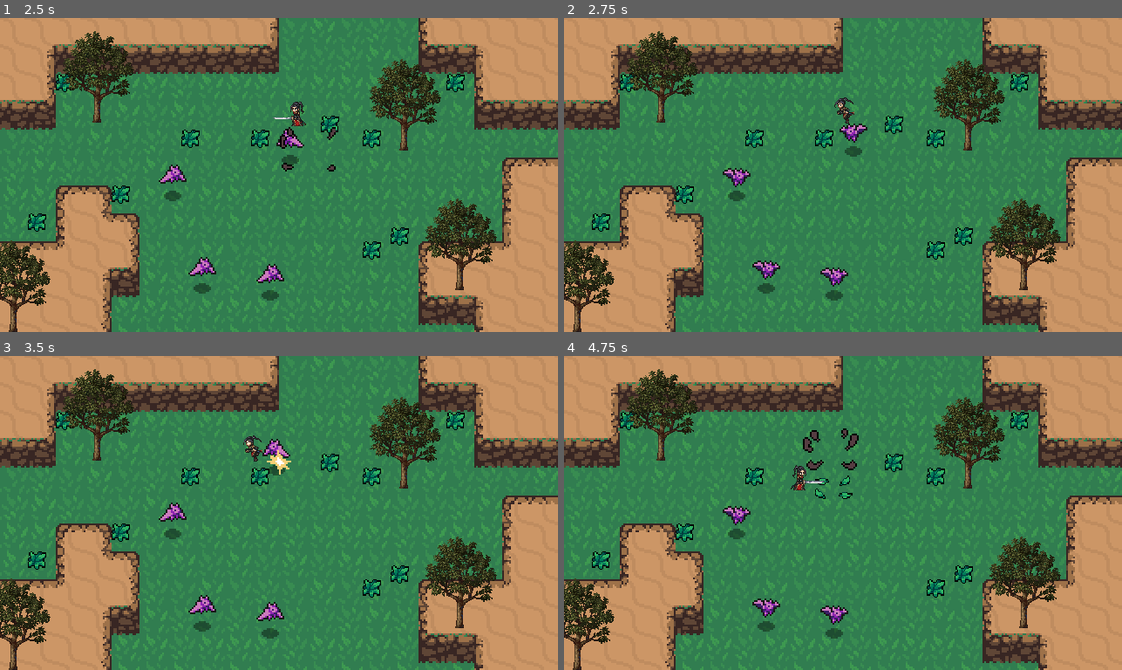
Above: before the commit, frames 1-4 (two rows, left to right).
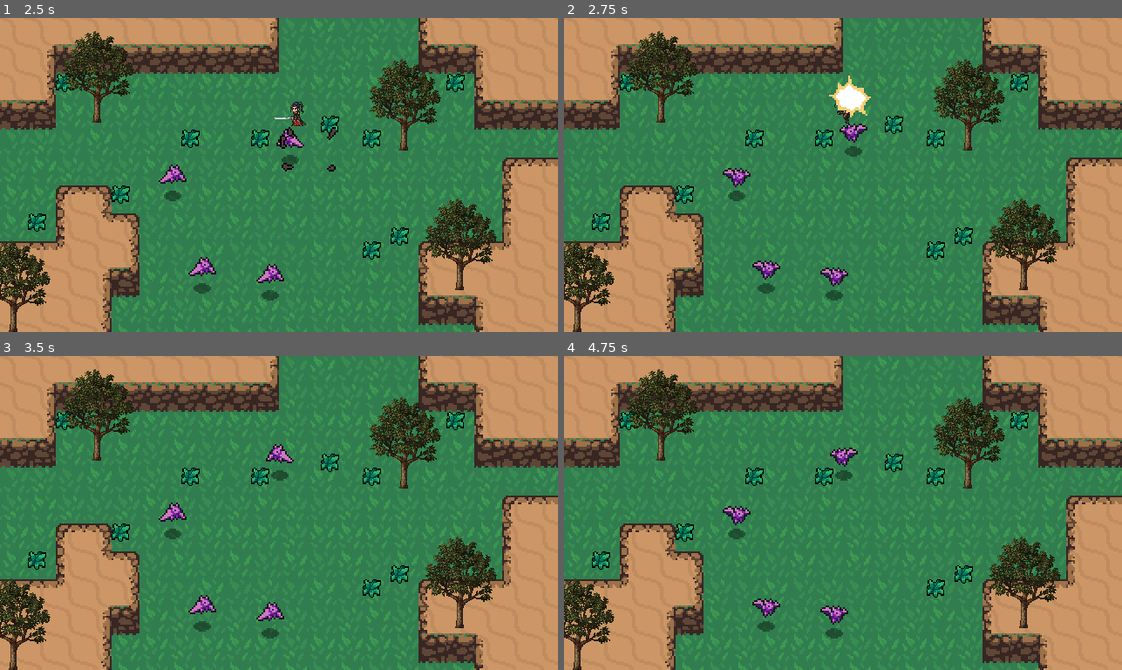
Above: after the commit, the same moments.

Repository: baifengxiao/action-rpg
Game: Godot game, scene res://World.tscn
Two runs of this game, one before a commit and one after it. Both use one fixed random seed, a clock stepped at 60 frames per second and the inputs below.
Inputs:
- Up to frame 1 (2.5 s): hold Up (ui_up) 0.53-2.03 s; tap J (attack) at 0.6, 1.35, 2.1 s; hold Left (ui_left) from 2.03 s (still down)
- Up to frame 2 (2.75 s): keep holding Left (ui_left)
- Up to frame 3 (3.5 s): keep holding Left (ui_left); tap J (attack) at 2.85 s
- Up to frame 4 (4.75 s): release Left (ui_left) at 3.53 s; hold Down (ui_down) 3.53-4.28 s; tap J (attack) at 3.6, 4.35 s; hold Right (ui_right) from 4.28 s (still down)

Frame 1 is identical in both runs. In frame 2, 0.5% of the frame differs, in the area x 47-55%, y 18-32%; in frame 3, 0.5%; in frame 4, 1.0%, in the area x 40-53%, y 23-46%.

Commit message:
feat: part15.添加玩家属性

Diff:
--- a/Effects/Hitbox&Hurtbox/hurtbox.gd
+++ b/Effects/Hitbox&Hurtbox/hurtbox.gd
@@ -1,15 +1,54 @@
 extends Area2D
 
-@export var show_hit:bool = true
+#@export var show_hit:bool = true
 
 const HIT_EFFECT = preload("res://Effects/hit_effect.tscn")
+var invincible  = false:set = set_invincible
+@onready var timer = $Timer
 
-func _on_area_entered(area: Area2D) -> void:
-	if show_hit:
-		var effect = HIT_EFFECT.instantiate()
+signal invincibility_started
+signal invincibility_ended
 
-		#不使用get_parent().add_child()实例化，因为parent会被free（）
-		var main = get_tree().current_scene
+func set_invincible(value):
+	invincible = value
+	if invincible == true:
+		emit_signal("invincibility_started")
+	else :
+		emit_signal("invincibility_ended")
 
-		main.add_child(effect)
-		effect.global_position = global_position
+
+#用这个函数开始无敌
+func start_invincibility(duration):
+	#开始无敌就把无敌状态置为true
+	self.invincible = true
+	#无敌开始就开启计时器，duration就是计时器的时间
+
+	timer.start(duration)
+
+func create_hit_effect():
+
+
+	var effect = HIT_EFFECT.instantiate()
+
+	#不使用get_parent().add_child()实例化，因为parent会被free（）
+	var main = get_tree().current_scene
+
+	main.add_child(effect)
+	effect.global_position = global_position
+
+
+func _on_timer_timeout() -> void:
+	#必须加self，因为上面有invincible
+	self.invincible = false
+
+#开始的时候，禁用mask检测，之后再开启
+func _on_invincibility_started() -> void:
+	set_deferred("monitoring",false)
+	#monitoring = false
+func _on_invincibility_ended() -> void:
+	monitoring = true
+
+
+#func _on_area_entered(area: Area2D) -> void:
+	#print("555")
+	#pass # Replace with function body.
--- a/Effects/Hitbox&Hurtbox/hurtbox.tscn
+++ b/Effects/Hitbox&Hurtbox/hurtbox.tscn
@@ -9,4 +9,9 @@
 
 [node name="CollisionShape2D" type="CollisionShape2D" parent="."]
 
+[node name="Timer" type="Timer" parent="."]
+
 [connection signal="area_entered" from="." to="." method="_on_area_entered"]
+[connection signal="invincibility_ended" from="." to="." method="_on_invincibility_ended"]
+[connection signal="invincibility_started" from="." to="." method="_on_invincibility_started"]
+[connection signal="timeout" from="Timer" to="." method="_on_timer_timeout"]
--- a/Player/player.gd
+++ b/Player/player.gd
@@ -11,13 +11,17 @@
 
 var state = MOVE
 var input_vector = Vector2.ZERO
+var stats = PlayerStats
 
 @onready var animation_player: AnimationPlayer = $AnimationPlayer
 @onready var animation_tree: AnimationTree = $AnimationTree
 @onready var animationState =animation_tree.get("parameters/playback")
 @onready var sword_hitbox: Area2D = $HitboxPivot/SwordHitbox
+@onready var hurtbox: Area2D = $Hurtbox
+
 
 func _ready() -> void:
+	stats.connect("no_health",queue_free)
 	animation_tree.active=true
 
 func _physics_process(delta: float) -> void:
@@ -63,3 +67,11 @@
 
 func attack_animation_finished():
 	state = MOVE
+
+func _on_hurtbox_area_entered(area: Area2D) -> void:
+	print("被蝙蝠攻击了")
+	stats.health -= 1
+	print(stats.health)
+	#开启无敌
+	hurtbox.start_invincibility(0.5)
+	hurtbox.create_hit_effect()
--- a/Player/player.tscn
+++ b/Player/player.tscn
@@ -1,9 +1,10 @@
-[gd_scene load_steps=42 format=3 uid="uid://jy0fexd7h55g"]
+[gd_scene load_steps=44 format=3 uid="uid://jy0fexd7h55g"]
 
 [ext_resource type="Script" path="res://Player/player.gd" id="1_d3nqt"]
 [ext_resource type="Texture2D" uid="uid://drfddsh45r5yv" path="res://Player/Player.png" id="2_1dkym"]
 [ext_resource type="PackedScene" uid="uid://bc5ytq8ycu7fn" path="res://Effects/Hitbox&Hurtbox/hitbox.tscn" id="3_mky1o"]
 [ext_resource type="Script" path="res://Effects/Hitbox&Hurtbox/SworldHitbox.gd" id="4_buolq"]
+[ext_resource type="PackedScene" uid="uid://bi60yctrnktic" path="res://Effects/Hitbox&Hurtbox/hurtbox.tscn" id="5_mid1e"]
 
 [sub_resource type="CapsuleShape2D" id="CapsuleShape2D_yusqv"]
 radius = 2.0
@@ -527,6 +528,10 @@
 radius = 5.0
 height = 10.0
 
+[sub_resource type="CapsuleShape2D" id="CapsuleShape2D_qqpkq"]
+radius = 6.0
+height = 18.0
+
 [node name="Player" type="CharacterBody2D"]
 y_sort_enabled = true
 collision_layer = 2
@@ -557,7 +562,7 @@
 tree_root = SubResource("AnimationNodeStateMachine_c1qe6")
 anim_player = NodePath("../AnimationPlayer")
 parameters/current_length = 6.0
-parameters/current_position = 2.00471
+parameters/current_position = 5.55642
 parameters/current_delta = 0.0166667
 parameters/Attack/current_length = 0.4
 parameters/Attack/current_position = 0.4
@@ -579,14 +584,14 @@
 parameters/End/current_position = 0.0
 parameters/End/current_delta = 0.0
 parameters/Idle/current_length = 6.0
-parameters/Idle/current_position = 2.00471
+parameters/Idle/current_position = 5.55642
 parameters/Idle/current_delta = 0.0166667
 parameters/Idle/blend_position = Vector2(1, 0)
 parameters/Idle/0/current_length = null
 parameters/Idle/0/current_position = null
 parameters/Idle/0/current_delta = null
 parameters/Idle/1/current_length = 6.0
-parameters/Idle/1/current_position = 2.00471
+parameters/Idle/1/current_position = 5.55642
 parameters/Idle/1/current_delta = 0.0166667
 parameters/Idle/2/current_length = 6.0
 parameters/Idle/2/current_position = 0.0972623
@@ -628,4 +633,15 @@
 scale = Vector2(0.819368, 1)
 shape = SubResource("CapsuleShape2D_oa44l")
 
+[node name="Hurtbox" parent="." instance=ExtResource("5_mid1e")]
+position = Vector2(1, -4)
+collision_mask = 4
+
+[node name="CollisionShape2D" parent="Hurtbox" index="0"]
+scale = Vector2(0.668911, 0.668911)
+shape = SubResource("CapsuleShape2D_qqpkq")
+
+[connection signal="area_entered" from="Hurtbox" to="." method="_on_hurtbox_area_entered"]
+
 [editable path="HitboxPivot/SwordHitbox"]
+[editable path="Hurtbox"]
--- /dev/null
+++ b/Player/player_stats.tscn
@@ -0,0 +1,6 @@
+[gd_scene load_steps=2 format=3 uid="uid://dletbi58y7xju"]
+
+[ext_resource type="PackedScene" uid="uid://ffv0n455l0at" path="res://stats.tscn" id="1_ps1t7"]
+
+[node name="PlayerStats" instance=ExtResource("1_ps1t7")]
+max_health = 4
--- a/ememies/bat.gd
+++ b/ememies/bat.gd
@@ -21,6 +21,8 @@
 
 @onready var stats: Node2D = $Stats
 @onready var sprite = $AnimatedSprite2D
+@onready var hurtbox: Area2D = $Hurtbox
+
 
 func _physics_process(delta):
 
@@ -47,7 +49,7 @@
 
 
 			var player = playerDetectionZone.player
-			print(player)
+
 			if player != null:
 
 				var direction = (player.global_position - global_position).normalized()
@@ -67,12 +69,15 @@
 
 
 func _on_hurtbox_area_entered(area):
+
 	stats.health -= area.damage
+
 	#if stats.health <= 0:
 		#queue_free()
 
 	#knockback_vector后面定义，测试用随便一个方向，比如右方向替换
 	knockback = area.knockback_vector *120
+	hurtbox.create_hit_effect()
 
 #func _on_hurtbox_area_entered(area: Area2D) -> void:
 	#queue_free()
--- a/ememies/bat.tscn
+++ b/ememies/bat.tscn
@@ -6,6 +6,7 @@
 [ext_resource type="PackedScene" uid="uid://bi60yctrnktic" path="res://Effects/Hitbox&Hurtbox/hurtbox.tscn" id="3_4pdus"]
 [ext_resource type="PackedScene" uid="uid://ffv0n455l0at" path="res://stats.tscn" id="5_kf82p"]
 [ext_resource type="PackedScene" uid="uid://gyv43wd5npfu" path="res://ememies/player_detection_zone.tscn" id="6_1bl7j"]
+[ext_resource type="PackedScene" uid="uid://bc5ytq8ycu7fn" path="res://Effects/Hitbox&Hurtbox/hitbox.tscn" id="7_cs2ut"]
 
 [sub_resource type="AtlasTexture" id="AtlasTexture_6g7gl"]
 atlas = ExtResource("1_x8nsj")
@@ -60,6 +61,9 @@
 [sub_resource type="CircleShape2D" id="CircleShape2D_7nub2"]
 radius = 48.0
 
+[sub_resource type="CircleShape2D" id="CircleShape2D_sg2xk"]
+radius = 9.05539
+
 [node name="Bat" type="CharacterBody2D"]
 collision_layer = 16
 collision_mask = 3
@@ -93,9 +97,18 @@
 [node name="CollisionShape2D" parent="PlayerDetectionZone" index="0"]
 shape = SubResource("CircleShape2D_7nub2")
 
+[node name="Hitbox" parent="." instance=ExtResource("7_cs2ut")]
+position = Vector2(-43, 18)
+collision_layer = 4
+
+[node name="CollisionShape2D" parent="Hitbox" index="0"]
+position = Vector2(43, -27)
+shape = SubResource("CircleShape2D_sg2xk")
+
 [connection signal="area_entered" from="Hurtbox" to="." method="_on_hurtbox_area_entered"]
 [connection signal="no_health" from="Stats" to="." method="_on_stats_no_health"]
 [connection signal="area_entered" from="PlayerDetectionZone" to="." method="_on_player_detection_zone_area_entered"]
 
 [editable path="Hurtbox"]
 [editable path="PlayerDetectionZone"]
+[editable path="Hitbox"]
--- a/project.godot
+++ b/project.godot
@@ -14,6 +14,10 @@
 run/main_scene="res://World.tscn"
 config/features=PackedStringArray("4.3", "Forward Plus")
 config/icon="res://icon.svg"
+
+[autoload]
+
+PlayerStats="*res://Player/player_stats.tscn"
 
 [display]
 
Not shown: 1 places in ememies/bat.tscn that only renumber resources
